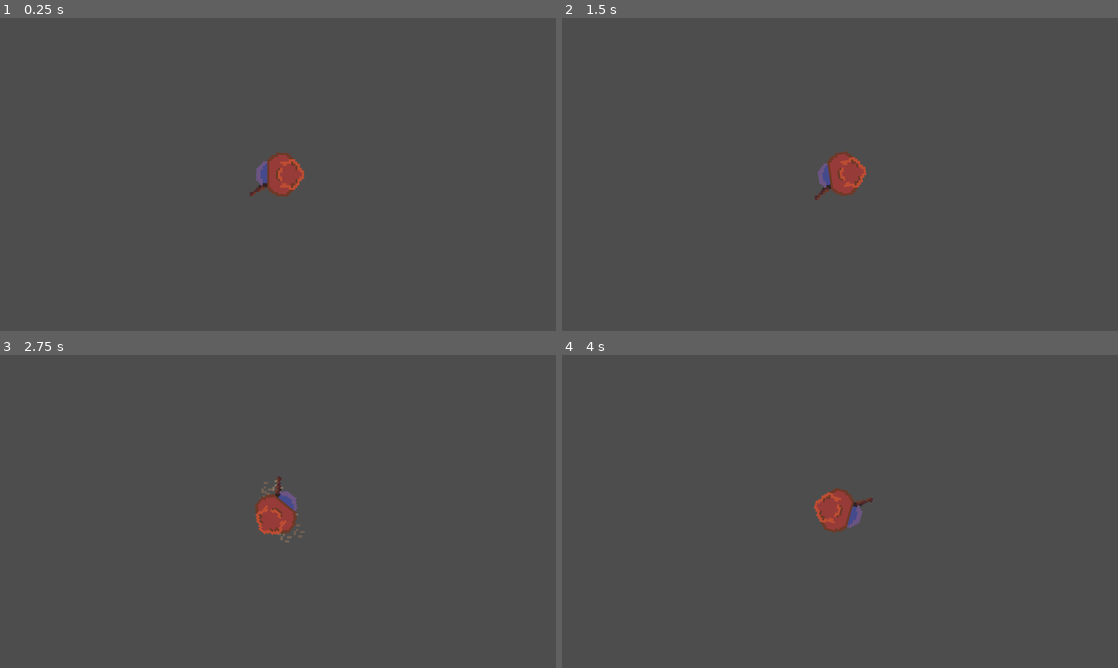
Above: before the commit, frames 1-4 (two rows, left to right).
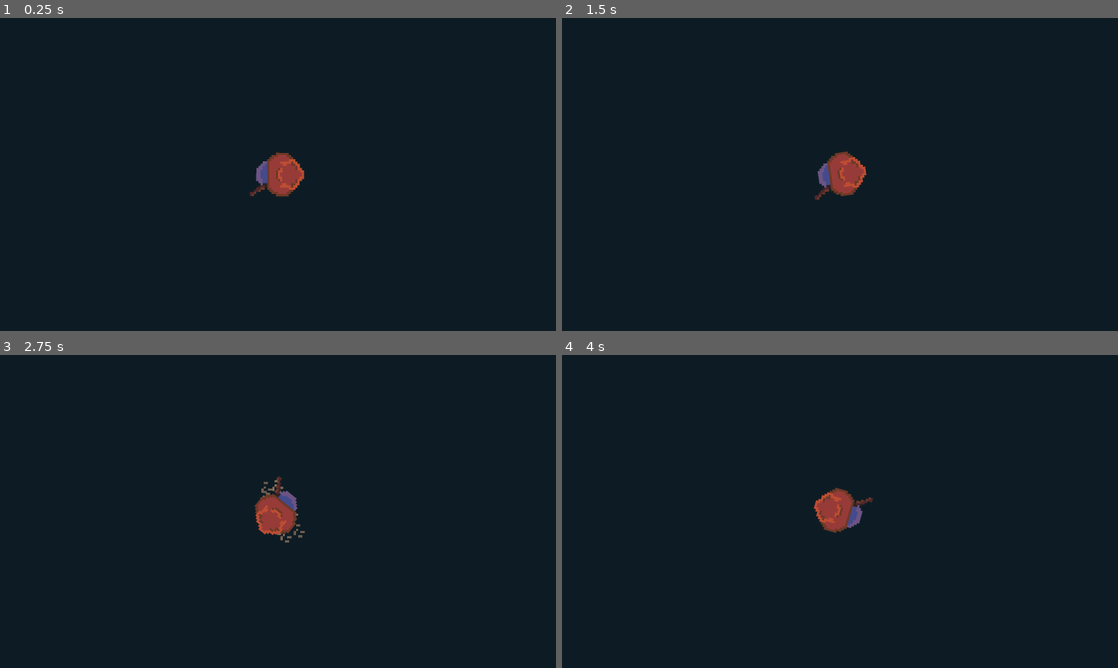
Above: after the commit, the same moments.

Repository: KatLuvsYa3/SELUGameJam26_Godot_Bros
Game: Godot game, scene res://sub_scenes/NewPlayer.tscn
Same seed, same stepped clock (60 frames per second), same inputs: the game is played once before the commit and once after it. This scene is started directly instead of the project's main scene.
Inputs (mouse positions are in pixels of both pictures, inside the frame that each line leads up to):
- Up to frame 1 (0.25 s): no input
- Up to frame 2 (1.5 s): move the mouse to (962, 158) at 0.52 s; hold Right (ui_right) 0.53-1.28 s; hold Space 0.53-1.28 s; click (962, 158) at 0.67 s; move the mouse to (728, 190) at 1.27 s; hold S from 1.28 s (still down); tap K at 1.35 s
- Up to frame 3 (2.75 s): tap Space at 1.52, 1.55, 1.82 s; tap Enter at 2 s; move the mouse to (333, 442) at 2.02 s; release S at 2.03 s; hold Right (ui_right) from 2.03 s (still down); hold Space from 2.03 s (still down)
- Up to frame 4 (4 s): move the mouse to (812, 574) at 2.77 s; release Right (ui_right) at 2.78 s; release Space at 2.78 s; hold W 2.78-3.53 s; tap K at 2.85 s; click (812, 574) at 2.92 s; tap Space at 3.02, 3.05, 3.32 s; move the mouse to (1006, 558) at 3.52 s; hold Left (ui_left) from 3.53 s (still down); hold Space from 3.53 s (still down)

The runs differ from the first frame. In frame 1, 99% of the frame differs, in the area x 0-100%, y 0-100%; in frame 2, 99%; in frame 3, 99%; in frame 4, 99%.
Error before the commit: Invalid call. Nonexistent function 'update_misty' in base 'Nil'. (res://scripts/player_charbody.gd:69)
Error after the commit: Invalid call. Nonexistent function 'update_misty' in base 'Nil'. (res://scripts/player_charbody.gd:70)

Commit message:
fix

Diff:
--- a/project.godot
+++ b/project.godot
@@ -14,6 +14,7 @@
 run/main_scene="uid://bkuof7pcr1c1a"
 config/features=PackedStringArray("4.7", "Forward Plus")
 run/max_fps=60
+boot_splash/bg_color=Color(0.050980393, 0.10980392, 0.14117648, 1)
 config/icon="res://icon.svg"
 
 [autoload]
@@ -49,3 +50,4 @@
 
 textures/canvas_textures/default_texture_filter=0
 rendering_device/driver.windows="d3d12"
+environment/defaults/default_clear_color=Color(0.050980393, 0.10980392, 0.14117648, 1)
--- a/scripts/burning_hands.gd
+++ b/scripts/burning_hands.gd
@@ -15,6 +15,7 @@
 
 # Called when the node enters the scene tree for the first time.
 func _ready() -> void:
+	BaseScript.audio_controller.play_sound_from_tag("burning_hands")
 	pass # Replace with function body.
 
 
--- a/scripts/firebolt.gd
+++ b/scripts/firebolt.gd
@@ -6,6 +6,7 @@
 
 # Called when the node enters the scene tree for the first time.
 func _ready() -> void:
+	BaseScript.audio_controller.play_sound_from_tag("fire_bolt")
 	$Area2D.set_meta("Damage", 10)
 	pass # Replace with function body.
 
--- a/scripts/melee.gd
+++ b/scripts/melee.gd
@@ -26,6 +26,8 @@
 func on_hitbox_collide(area: Area2D) -> void:
 	if area.has_node("Firebolt"):
 		health -= area.get_meta("Damage")
+		BaseScript.audio_controller.play_sound_from_tag("enemy_killed")
 
 	if area.has_node("Burninghands"):
 		health -= area.get_meta("Damage")
+		BaseScript.audio_controller.play_sound_from_tag("enemy_killed")
--- a/scripts/player_charbody.gd
+++ b/scripts/player_charbody.gd
@@ -59,6 +59,7 @@
 	dash_timer += delta
 	if dash_timer >= dash_cooldown and Input.is_key_pressed(KEY_SPACE):
 		dash_timer = 0
+		BaseScript.audio_controller.play_sound_from_tag("teleport")
 		# move
 		if dash_distance > get_global_mouse_position().distance_to(global_position):
 			velocity = get_global_mouse_position()-global_position*50
@@ -126,8 +127,10 @@
 func _on_area_2d_area_entered(area: Area2D) -> void:
 	if dash_timer > 0.05:
 		if area.has_node("Arrow"):
+			BaseScript.audio_controller.play_sound_from_tag("damage_taken")
 			hp -= 1
 		if area.has_node("Enemy"):
+			BaseScript.audio_controller.play_sound_from_tag("damage_taken")
 			hp -= 1
 			push_vel = (global_position-area.global_position).normalized()*700
 
--- a/scripts/ranged.gd
+++ b/scripts/ranged.gd
@@ -42,7 +42,8 @@
 func on_hitbox_collide(area: Area2D) -> void:
 	if area.has_node("Firebolt"):
 		health -= area.get_meta("Damage")
-		print(area.get_meta("Damage"))
+		BaseScript.audio_controller.play_sound_from_tag("enemy_killed")
 
 	if area.has_node("Burninghands"):
 		health -= area.get_meta("Damage")
+		BaseScript.audio_controller.play_sound_from_tag("enemy_killed")
--- a/scripts/resource/base_script.gd
+++ b/scripts/resource/base_script.gd
@@ -20,7 +20,7 @@
 	add_child(audio_controller_scene)
 	audio_controller = get_child(0)
 	player = player_scene
-
+	audio_controller.play_sound_from_tag("bootup")
 
 func end_game():
 	get_tree().root.get_child(1).free()
--- a/scripts/tank.gd
+++ b/scripts/tank.gd
@@ -23,6 +23,8 @@
 func on_hitbox_collide(area: Area2D) -> void:
 	if area.has_node("Firebolt"):
 		health -= area.get_meta("Damage")
+		BaseScript.audio_controller.play_sound_from_tag("enemy_killed")
 
 	if area.has_node("Burninghands"):
 		health -= area.get_meta("Damage")
+		BaseScript.audio_controller.play_sound_from_tag("enemy_killed")
